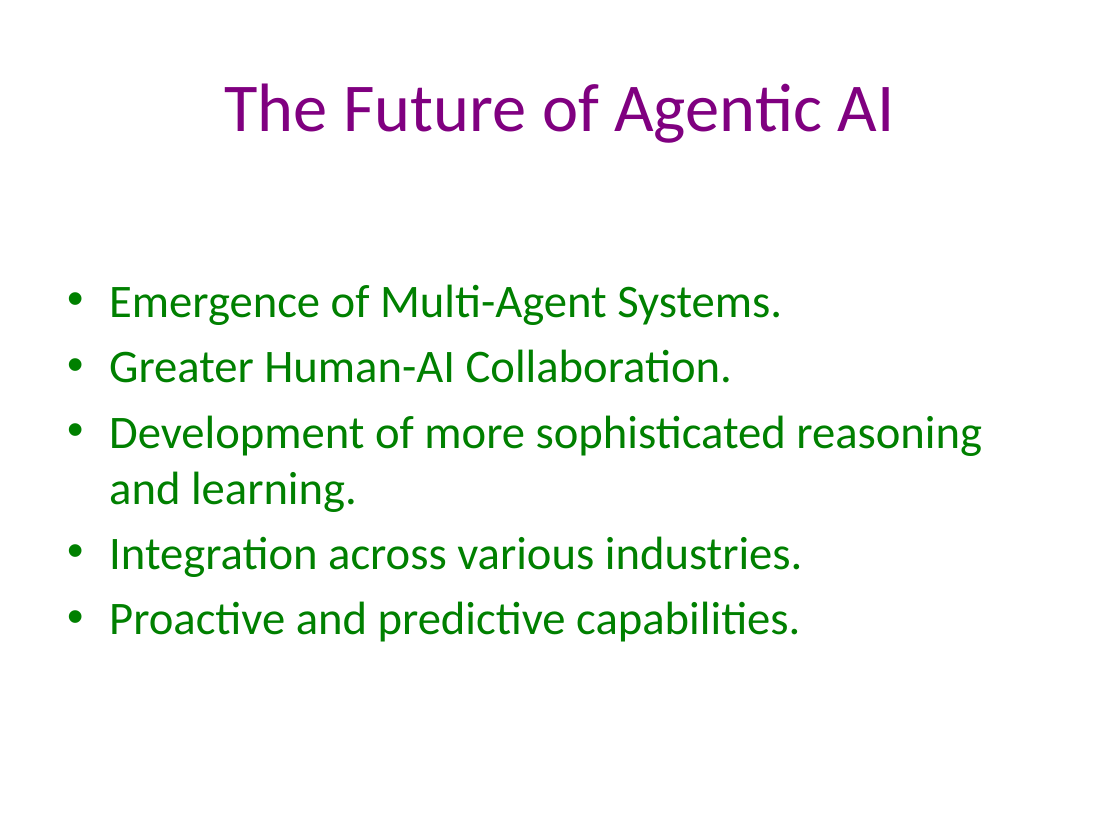
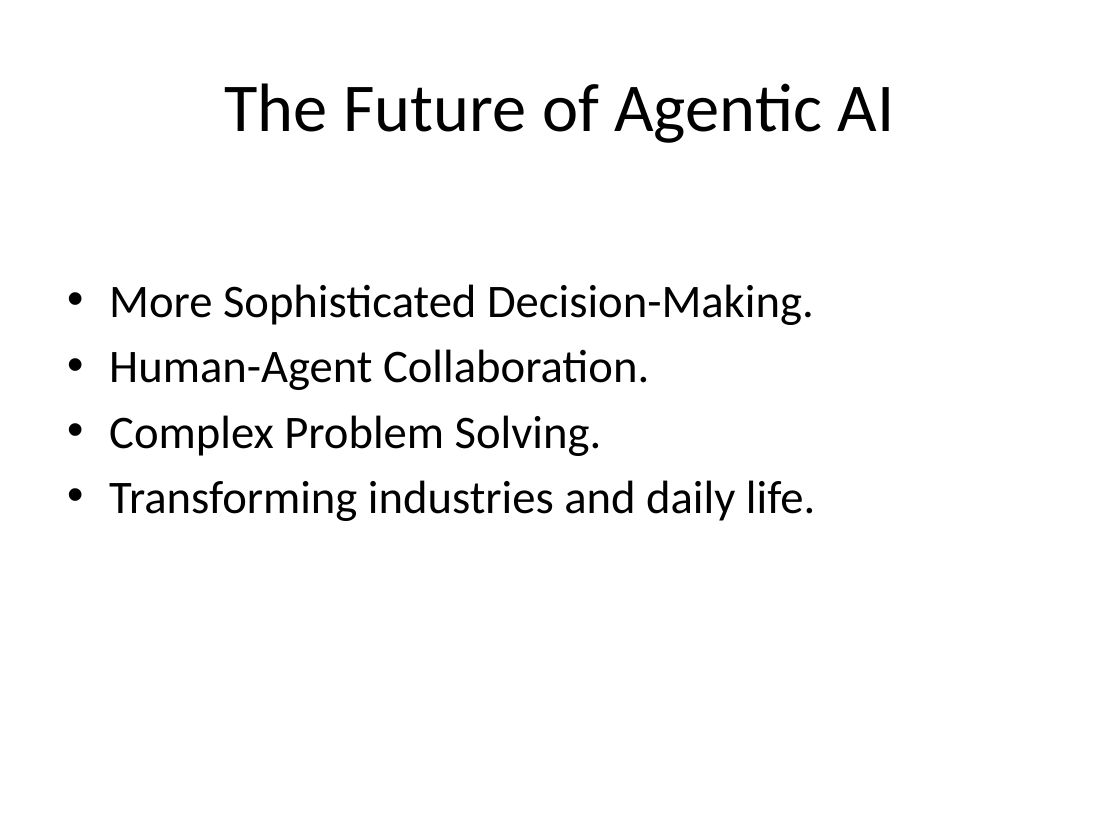
Before and after one commit to Anish-CodeDev/Desktop_AI_Agent, a slide deck: slide 8 of presentation.pptx. Drawn at 1120x840 pixels with LibreOffice and Linux fonts; fonts in the diff are those of the drawing. Boxes give left, top, right and bottom in pixels: in the first picture for what was removed or moved away, otherwise in the second. Text is boxed around its words. In the diff, an @@ line names an element or a change of style, - is before the commit and + after.

```diff
--- a/presentation.pptx
+++ b/presentation.pptx
@@ title "The Future of Agentic AI" at (x1=225, y1=83, x2=895, y2=143): text colour #800080 to #000000 @@
@@ text at (x1=109, y1=284, x2=815, y2=521): text changed; text colour #008000 to #000000 @@
-• Emergence of Multi-Agent Systems.
-• Greater Human-AI Collaboration.
-• Development of more sophisticated reasoning and learning.
-• Integration across various industries.
-• Proactive and predictive capabilities.
+• More Sophisticated Decision-Making.
+• Human-Agent Collaboration.
+• Complex Problem Solving.
+• Transforming industries and daily life.
```
Also in this commit, not shown: 8 other slides changed, 1 slide removed, 7 other files.
